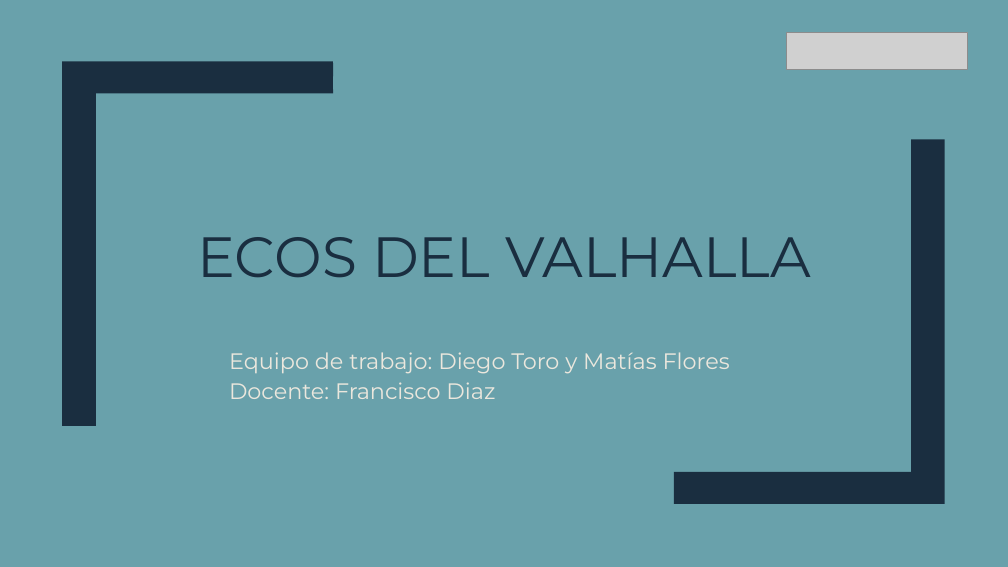
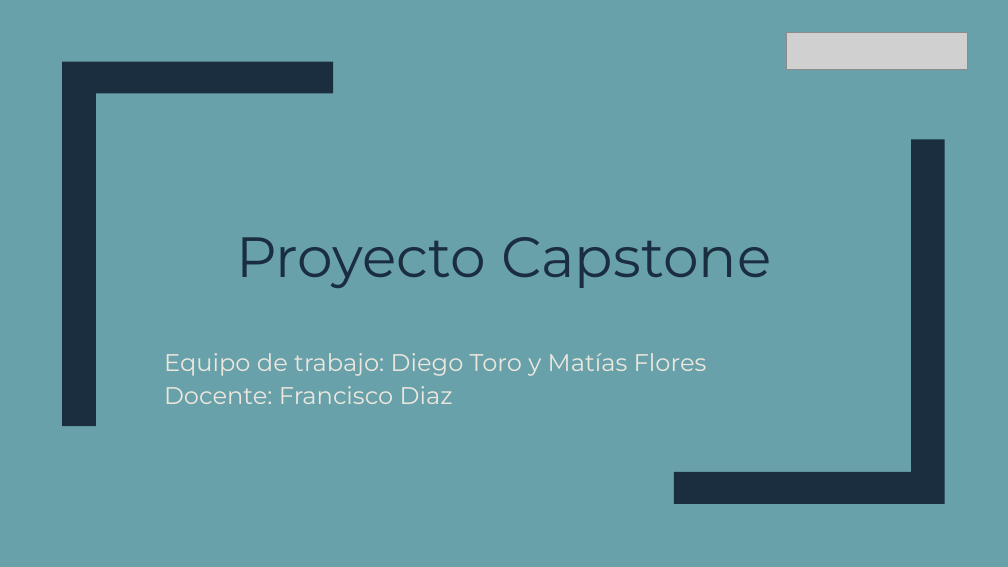
Before and after one commit to ruinedbird/github-capstone, a slide deck: slide 1 of Fase 3/Evidencias grupales/Capstone Roguelike.pptx. Drawn at 1008x567 pixels with LibreOffice and Linux fonts; fonts in the diff are those of the drawing; grey boxes stand for pictures. Boxes give left, top, right and bottom in pixels: in the first picture for what was removed or moved away, otherwise in the second. Text is boxed around its words. In the diff, an @@ line names an element or a change of style, - is before the commit and + after.

```diff
--- a/Fase 3/Evidencias grupales/Capstone Roguelike.pptx
+++ b/Fase 3/Evidencias grupales/Capstone Roguelike.pptx
@@ freeform shape at (62, 61, 333, 426): rotation 0 to 180 degrees @@
@@ title at (237, 237, 771, 288): text changed @@
-ECOS DEL VALHALLA
+Proyecto Capstone
@@ subtitle "Equipo de trabajo: Diego Toro ...": place and size @@
-subtitle "Equipo de trabajo: Diego Toro ..." at (229, 352, 730, 399)
+subtitle "Equipo de trabajo: Diego Toro ..." at (164, 353, 707, 404)
@@ subtitle "Equipo de trabajo: Diego Toro ..." at (164, 353, 707, 404): size 21.3 to 23 pt @@
```
Also in this commit, not shown: 8 other slides changed, 6 slides added, 6 slides removed.
